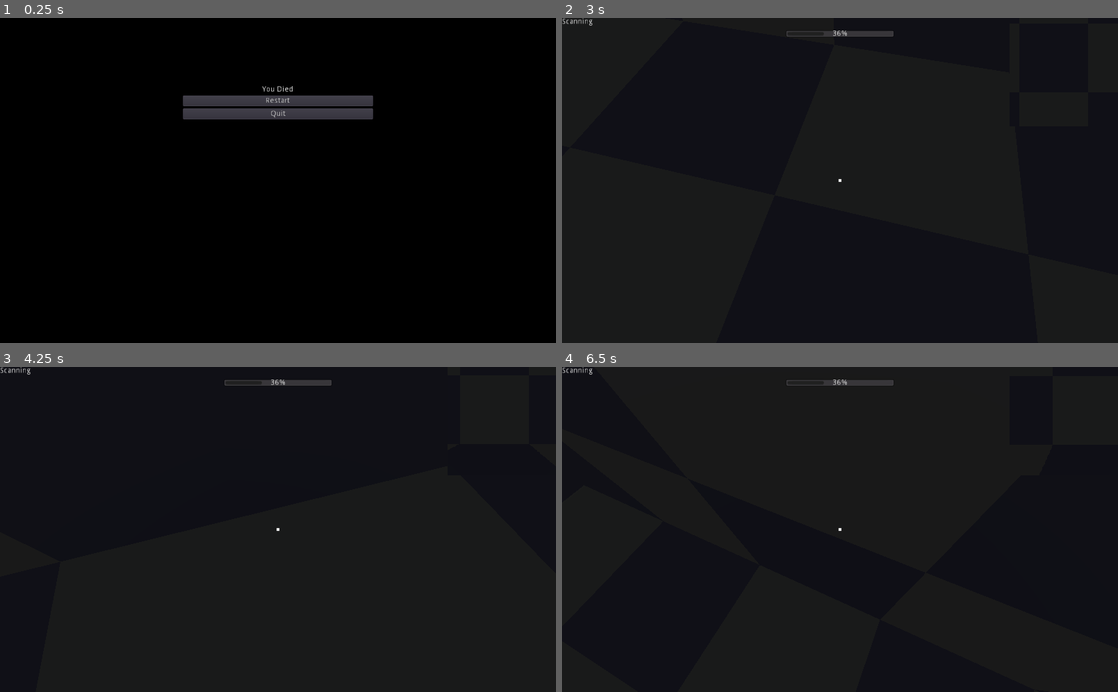
Above: before the commit, frames 1-4 (two rows, left to right).
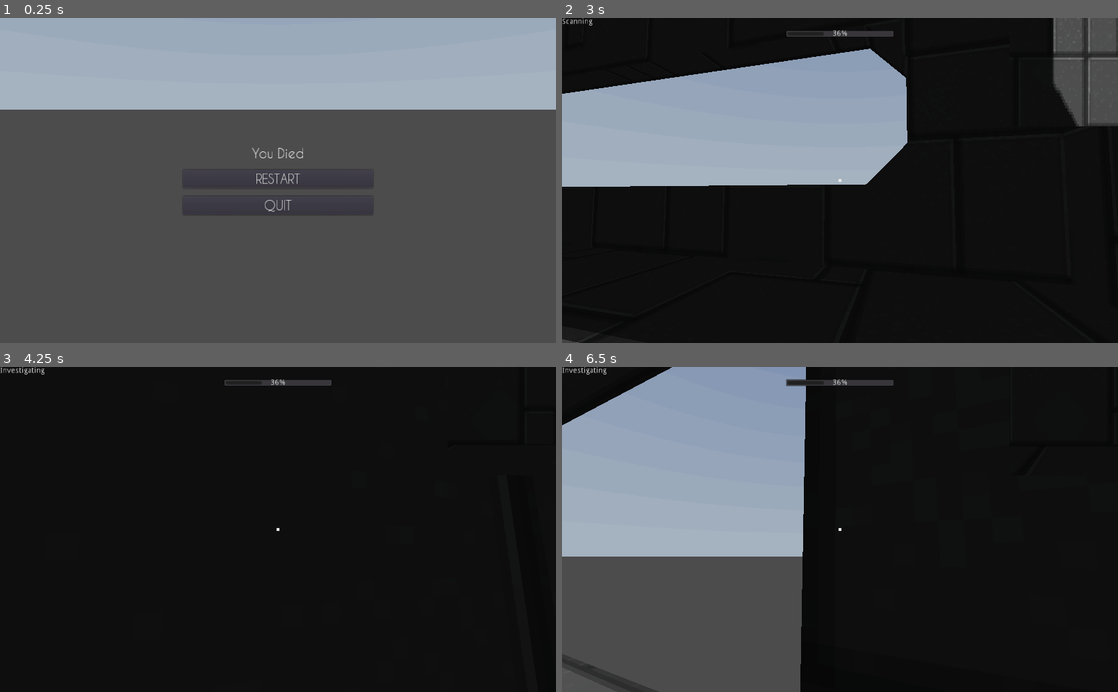
Above: after the commit, the same moments.

Repository: anthonyfinch/LD51
Game: Godot game, scene res://End.tscn
The game is run twice, just before and just after one commit, with the same random seed, the same clock (stepped at 60 frames per second) and the same inputs. This scene is started directly instead of the project's main scene. A sky picture missing from this copy of the repository is replaced by a grey-blue gradient.
Inputs (mouse positions are in pixels of both pictures, inside the frame that each line leads up to):
- Up to frame 1 (0.25 s): no input
- Up to frame 2 (3 s): click "Restart" (after the commit: "RESTART") at 0.5 s; click "Start" (after the commit: "START") at 1.25 s; move the mouse to (867, 180) at 2.02 s; hold W (forward) from 2.03 s (still down); tap C (crouch) at 2.1, 2.85 s; tap Space (jump) at 2.27 s; move the mouse to (812, 180) at 2.77 s
- Up to frame 3 (4.25 s): keep holding W (forward); tap Space (jump) at 3.02 s; move the mouse to (289, 523) at 3.52 s; tap C (crouch) at 3.6 s
- Up to frame 4 (6.5 s): keep holding W (forward); move the mouse to (834, 536) at 4.27 s; tap C (crouch) at 4.35, 5.1, 5.85 s; tap Space (jump) at 4.52, 5.27, 6.02 s; move the mouse to (878, 532) at 5.02 s; tap Enter at 5.75 s; move the mouse to (795, 526) at 5.77 s

The runs differ from the first frame. In frame 1, 99% of the frame differs, in the area x 0-100%, y 0-100%; in frame 2, 25%; in frame 3, less than 0.1%; in frame 4, 41%.

Commit message:
ui + fonts pass

Diff:
--- a/End.gd
+++ b/End.gd
@@ -1,4 +1,4 @@
-extends Control
+extends Spatial
 
 onready var success_text = $VBoxContainer/Success
 onready var failure_text = $VBoxContainer/Failure
--- a/End.tscn
+++ b/End.tscn
@@ -1,13 +1,15 @@
-[gd_scene load_steps=2 format=2]
+[gd_scene load_steps=5 format=2]
 
 [ext_resource path="res://End.gd" type="Script" id=1]
+[ext_resource path="res://environment/Environment.tres" type="Environment" id=2]
+[ext_resource path="res://ui/CaviarDreams24.tres" type="DynamicFont" id=3]
+[ext_resource path="res://ui/Button.tscn" type="PackedScene" id=4]
 
-[node name="End" type="Control"]
-anchor_right = 1.0
-anchor_bottom = 1.0
+[node name="End" type="Spatial"]
 script = ExtResource( 1 )
 
 [node name="ColorRect" type="ColorRect" parent="."]
+visible = false
 anchor_right = 1.0
 anchor_bottom = 1.0
 color = Color( 0, 0, 0, 1 )
@@ -22,28 +24,38 @@
 margin_right = 175.0
 margin_bottom = 175.0
 rect_min_size = Vector2( 350, 350 )
+custom_constants/separation = 15
+alignment = 1
 
 [node name="Success" type="Label" parent="VBoxContainer"]
-margin_right = 350.0
-margin_bottom = 14.0
+margin_top = 88.0
+margin_right = 372.0
+margin_bottom = 117.0
+custom_fonts/font = ExtResource( 3 )
 text = "Congratulations, you made it out."
 align = 1
 
 [node name="Failure" type="Label" parent="VBoxContainer"]
-margin_top = 18.0
-margin_right = 350.0
-margin_bottom = 32.0
+margin_top = 132.0
+margin_right = 372.0
+margin_bottom = 161.0
+custom_fonts/font = ExtResource( 3 )
 text = "You Died"
 align = 1
 
-[node name="RestartButton" type="Button" parent="VBoxContainer"]
-margin_top = 36.0
-margin_right = 350.0
-margin_bottom = 56.0
-text = "Restart"
+[node name="RestartButton" parent="VBoxContainer" instance=ExtResource( 4 )]
+margin_top = 176.0
+margin_right = 372.0
+margin_bottom = 211.0
+text = "RESTART"
 
-[node name="QuitButton" type="Button" parent="VBoxContainer"]
-margin_top = 60.0
-margin_right = 350.0
-margin_bottom = 80.0
-text = "Quit"
+[node name="QuitButton" parent="VBoxContainer" instance=ExtResource( 4 )]
+margin_top = 226.0
+margin_right = 372.0
+margin_bottom = 261.0
+
+[node name="WorldEnvironment" type="WorldEnvironment" parent="."]
+environment = ExtResource( 2 )
+
+[node name="Camera" type="Camera" parent="."]
+transform = Transform( -0.999229, 0.0114783, -0.037544, 0, 0.956305, 0.292372, 0.0392594, 0.292146, -0.955568, 0.598445, 4.30515, -6.24307 )
--- a/Title.gd
+++ b/Title.gd
@@ -1,6 +1,6 @@
-extends Control
+extends Spatial
 
-const level = preload("res://levels/TestLevel2.tscn")
+const level = preload("res://levels/MainLevel.tscn")
 
 onready var start_button = $VBoxContainer/StartButton
 onready var quit_button = $VBoxContainer/QuitButton
--- a/Title.tscn
+++ b/Title.tscn
@@ -1,16 +1,18 @@
-[gd_scene load_steps=2 format=2]
+[gd_scene load_steps=5 format=2]
 
 [ext_resource path="res://Title.gd" type="Script" id=1]
+[ext_resource path="res://ui/Novem64.tres" type="DynamicFont" id=2]
+[ext_resource path="res://ui/Button.tscn" type="PackedScene" id=3]
+[ext_resource path="res://environment/Environment.tres" type="Environment" id=4]
 
-[node name="Title" type="Control"]
-anchor_right = 1.0
-anchor_bottom = 1.0
+[node name="Title" type="Spatial"]
 script = ExtResource( 1 )
 
 [node name="ColorRect" type="ColorRect" parent="."]
+visible = false
 anchor_right = 1.0
 anchor_bottom = 1.0
-color = Color( 0, 0, 0, 1 )
+color = Color( 0, 0, 0, 0 )
 
 [node name="VBoxContainer" type="VBoxContainer" parent="."]
 margin_left = 95.0
@@ -18,20 +20,27 @@
 margin_right = 445.0
 margin_bottom = 464.0
 rect_min_size = Vector2( 350, 350 )
+custom_constants/separation = 15
+alignment = 1
 
 [node name="Label" type="Label" parent="VBoxContainer"]
+margin_top = 88.0
 margin_right = 350.0
-margin_bottom = 14.0
-text = "{TITLE}"
+margin_bottom = 162.0
+custom_fonts/font = ExtResource( 2 )
+text = "Title..."
 
-[node name="StartButton" type="Button" parent="VBoxContainer"]
-margin_top = 18.0
-margin_right = 350.0
-margin_bottom = 38.0
-text = "Start"
+[node name="StartButton" parent="VBoxContainer" instance=ExtResource( 3 )]
+margin_top = 177.0
+margin_bottom = 212.0
+text = "START"
 
-[node name="QuitButton" type="Button" parent="VBoxContainer"]
-margin_top = 42.0
-margin_right = 350.0
-margin_bottom = 62.0
-text = "Quit"
+[node name="QuitButton" parent="VBoxContainer" instance=ExtResource( 3 )]
+margin_top = 227.0
+margin_bottom = 262.0
+
+[node name="WorldEnvironment" type="WorldEnvironment" parent="."]
+environment = ExtResource( 4 )
+
+[node name="Camera" type="Camera" parent="."]
+transform = Transform( 0.680109, -0.331661, 0.653799, 0, 0.891814, 0.452402, -0.733111, -0.307683, 0.60653, 3.23394, 3.43223, 4.85036 )
--- a/player/Player.tscn
+++ b/player/Player.tscn
@@ -1,7 +1,10 @@
-[gd_scene load_steps=6 format=2]
+[gd_scene load_steps=9 format=2]
 
 [ext_resource path="res://player/Player.gd" type="Script" id=1]
 [ext_resource path="res://ui/cursor.png" type="Texture" id=2]
+[ext_resource path="res://ui/Novem64.tres" type="DynamicFont" id=3]
+[ext_resource path="res://ui/Button.tscn" type="PackedScene" id=4]
+[ext_resource path="res://ui/CaviarDreams24.tres" type="DynamicFont" id=5]
 
 [sub_resource type="BoxShape" id=1]
 extents = Vector3( 0.5, 0.1, 0.5 )
@@ -86,24 +89,25 @@
 margin_right = 250.0
 margin_bottom = 225.0
 rect_min_size = Vector2( 500, 450 )
+custom_constants/separation = 25
 
 [node name="Label" type="Label" parent="UI/PauseScreen/VBoxContainer"]
 margin_right = 500.0
-margin_bottom = 14.0
-text = "[PAUSED]"
+margin_bottom = 74.0
+custom_fonts/font = ExtResource( 3 )
+text = "PAUSED"
 align = 1
 
-[node name="ResumeButton" type="Button" parent="UI/PauseScreen/VBoxContainer"]
-margin_top = 18.0
+[node name="ResumeButton" parent="UI/PauseScreen/VBoxContainer" instance=ExtResource( 4 )]
+margin_top = 99.0
 margin_right = 500.0
-margin_bottom = 38.0
-text = "Resume"
+margin_bottom = 134.0
+text = "RESUME"
 
-[node name="QuitButton" type="Button" parent="UI/PauseScreen/VBoxContainer"]
-margin_top = 42.0
+[node name="QuitButton" parent="UI/PauseScreen/VBoxContainer" instance=ExtResource( 4 )]
+margin_top = 159.0
 margin_right = 500.0
-margin_bottom = 62.0
-text = "Quit"
+margin_bottom = 194.0
 
 [node name="PausedTextScreen" type="Control" parent="UI"]
 visible = false
@@ -120,20 +124,23 @@
 margin_right = 250.0
 margin_bottom = 225.0
 rect_min_size = Vector2( 500, 450 )
+alignment = 1
 
 [node name="Label" type="Label" parent="UI/PausedTextScreen/VBoxContainer"]
+margin_top = 143.0
 margin_right = 500.0
-margin_bottom = 65.0
+margin_bottom = 268.0
+custom_fonts/font = ExtResource( 5 )
 text = "Lots and lots of text
 
 Here we go.....
 "
 
-[node name="ResumeButton" type="Button" parent="UI/PausedTextScreen/VBoxContainer"]
-margin_top = 69.0
+[node name="ResumeButton" parent="UI/PausedTextScreen/VBoxContainer" instance=ExtResource( 4 )]
+margin_top = 272.0
 margin_right = 500.0
-margin_bottom = 89.0
-text = "Resume"
+margin_bottom = 307.0
+text = "Next..."
 
 [node name="OverlayText" type="Control" parent="UI"]
 visible = false
@@ -144,8 +151,9 @@
 anchor_top = 1.0
 anchor_right = 1.0
 anchor_bottom = 1.0
-margin_top = -72.0
-margin_bottom = -58.0
+margin_top = -183.0
+margin_bottom = -109.0
+custom_fonts/font = ExtResource( 3 )
 text = "Overlay Text"
 align = 1
 
--- /dev/null
+++ b/ui/Button.tscn
@@ -0,0 +1,10 @@
+[gd_scene load_steps=2 format=2]
+
+[ext_resource path="res://ui/CaviarDreams24.tres" type="DynamicFont" id=1]
+
+[node name="QuitButton" type="Button"]
+margin_top = 102.0
+margin_right = 350.0
+margin_bottom = 137.0
+custom_fonts/font = ExtResource( 1 )
+text = "QUIT"
--- /dev/null
+++ b/ui/CaviarDreams24.tres
@@ -0,0 +1,8 @@
+[gd_resource type="DynamicFont" load_steps=2 format=2]
+
+[ext_resource path="res://ui/CaviarDreams.ttf" type="DynamicFontData" id=1]
+
+[resource]
+size = 24
+use_filter = true
+font_data = ExtResource( 1 )
--- /dev/null
+++ b/ui/Novem64.tres
@@ -0,0 +1,8 @@
+[gd_resource type="DynamicFont" load_steps=2 format=2]
+
+[ext_resource path="res://ui/Novem.ttf" type="DynamicFontData" id=1]
+
+[resource]
+size = 64
+use_filter = true
+font_data = ExtResource( 1 )
Binary file added: ui/CaviarDreams.ttf
Binary file added: ui/Novem.ttf
